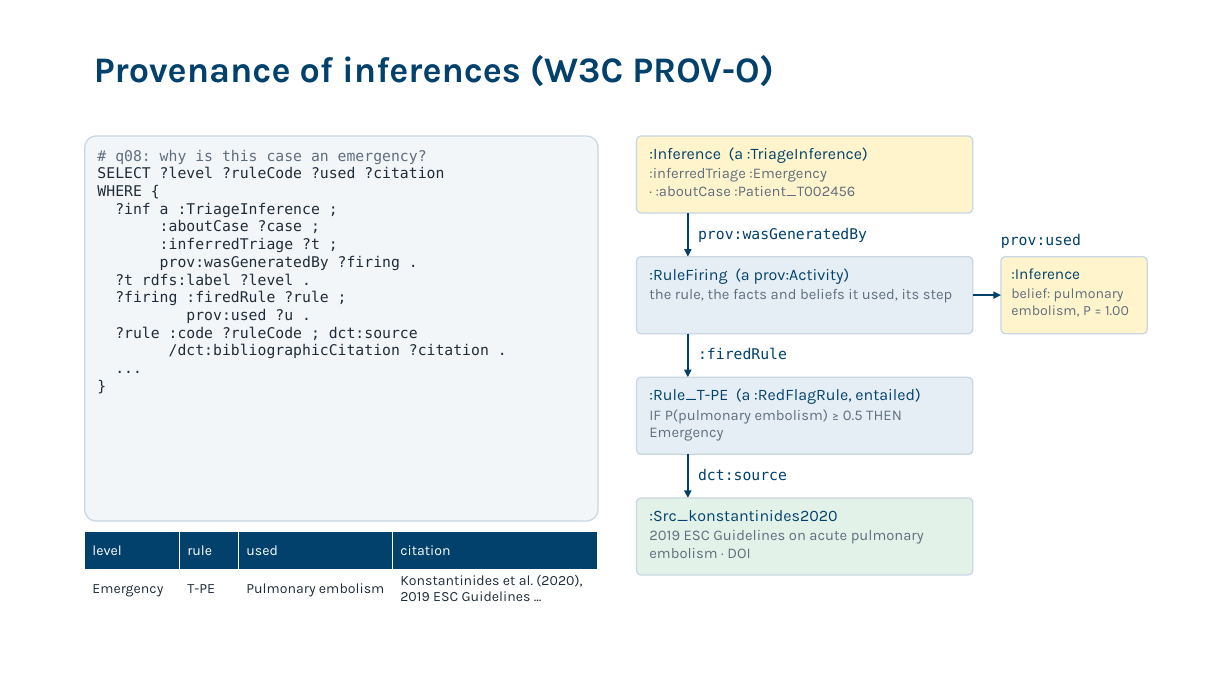
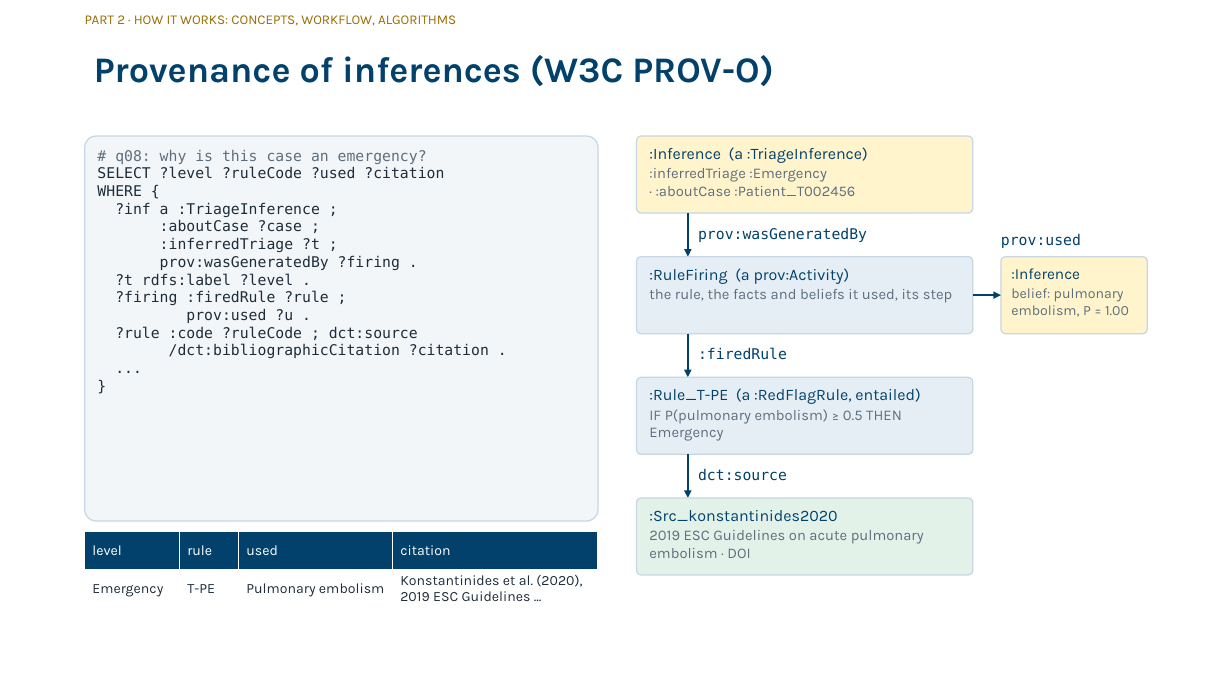
Before and after one commit to zidanarsyad/ddx-expert-system, a slide deck: slide 16 of docs/slides.pptx. Drawn at 1232x693 pixels with LibreOffice and Linux fonts; fonts in the diff are those of the drawing; background and template pictures are left out. Boxes give left, top, right and bottom in pixels: in the first picture for what was removed or moved away, otherwise in the second. Text is boxed around its words. In the diff, an @@ line names an element or a change of style, - is before the commit and + after.

```diff
--- a/docs/slides.pptx
+++ b/docs/slides.pptx
@@ text added at [85,15,456,26], 10.5 pt, text #9A6D00 @@
+PART 2 · HOW IT WORKS: CONCEPTS, WORKFLOW, ALGORITHMS
```
Also in this commit, not shown: 22 other slides changed, 2 other files.
